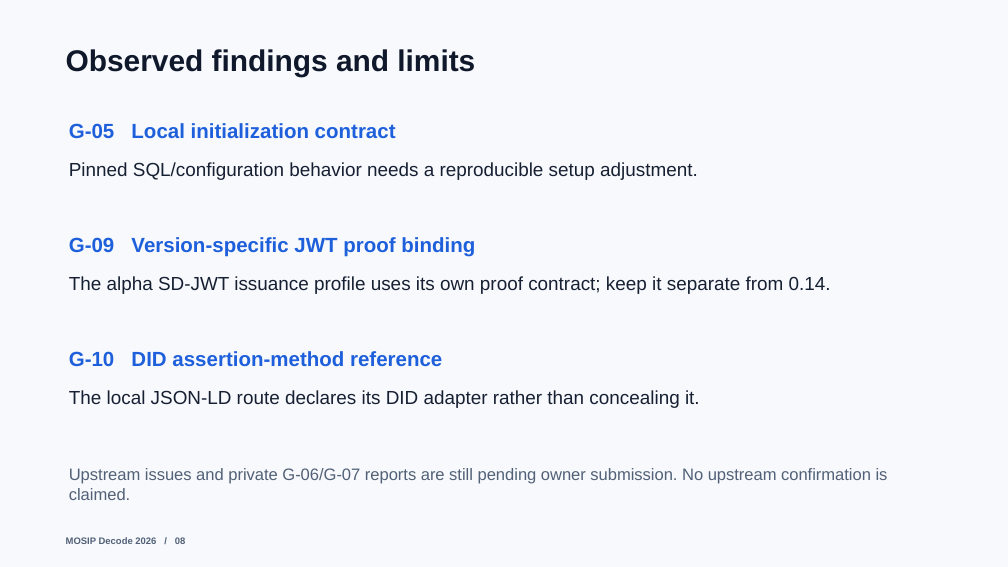
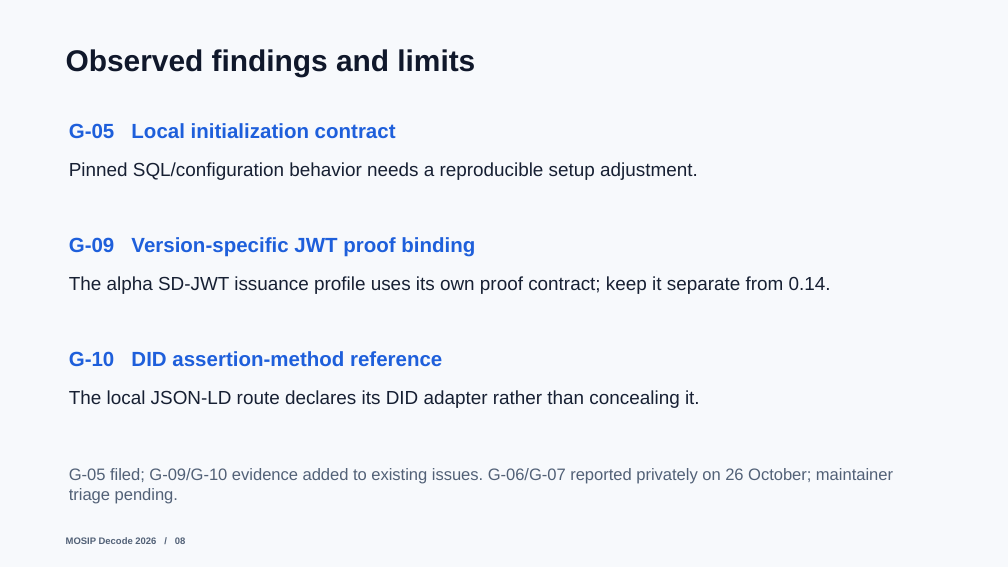
Before and after one commit to oki-dokii/mosip, a slide deck: slide 8 of submission/pitch/Interoperability_Playground_Pitch_2026-10-26.pptx. Drawn at 1008x567 pixels with LibreOffice and Linux fonts; fonts in the diff are those of the drawing. Boxes give left, top, right and bottom in pixels: in the first picture for what was removed or moved away, otherwise in the second. Text is boxed around its words. In the diff, an @@ line names an element or a change of style, - is before the commit and + after.

Commit message:
Finalize submission assets, archive handoffs and report upstream findings

```diff
--- a/submission/pitch/Interoperability_Playground_Pitch_2026-10-26.pptx
+++ b/submission/pitch/Interoperability_Playground_Pitch_2026-10-26.pptx
@@ text at [69, 468, 893, 504]: text changed @@
-Upstream issues and private G-06/G-07 reports are still pending owner submission. No upstream confirmation is claimed.
+G-05 filed; G-09/G-10 evidence added to existing issues. G-06/G-07 reported privately on 26 October; maintainer triage pending.
```
Also in this commit, not shown: 2 other slides changed, 49 other files.
